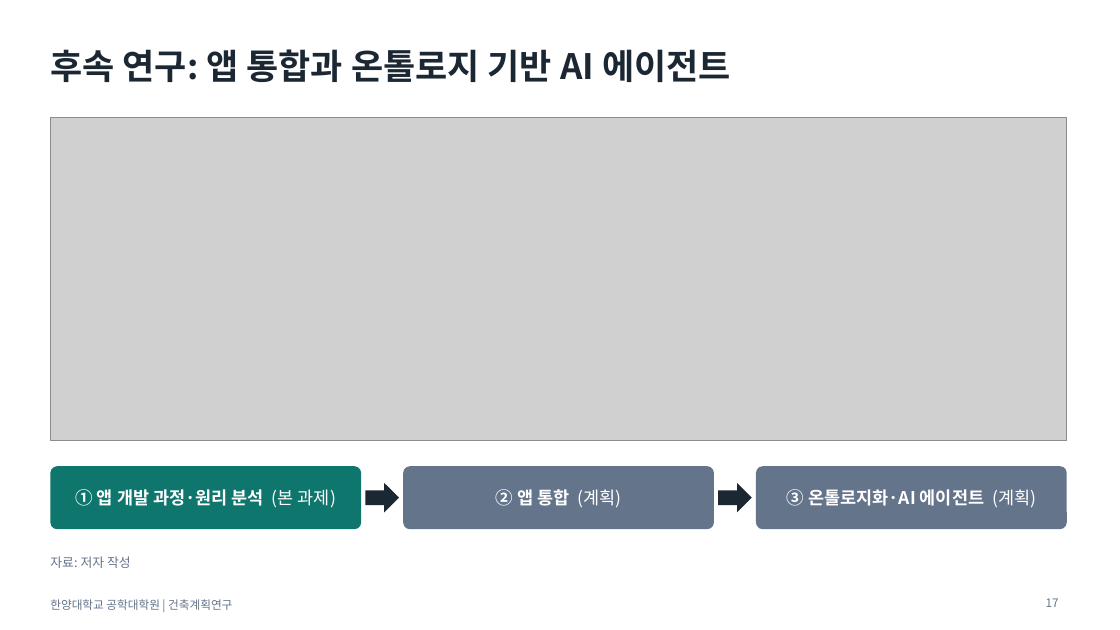
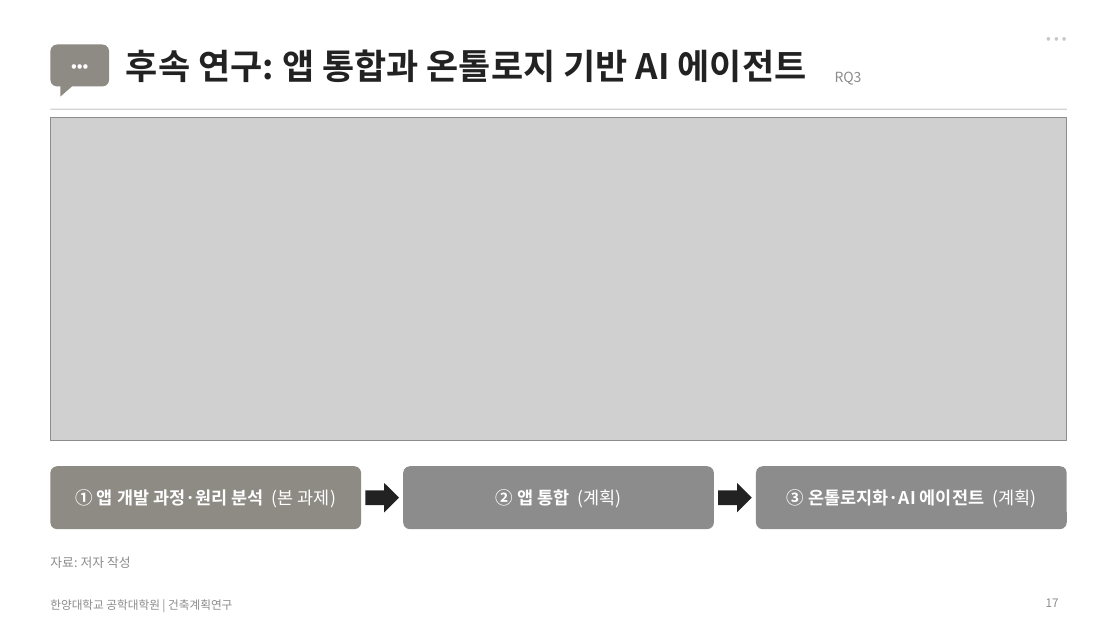
Before and after one commit to sangchuls/pango-gmp, a slide deck: slide 17 of research/final/발표자료_최종.pptx. Drawn at 1120x630 pixels with LibreOffice and Linux fonts; fonts in the diff are those of the drawing; grey boxes stand for pictures. Boxes give left, top, right and bottom in pixels: in the first picture for what was removed or moved away, otherwise in the second. Text is boxed around its words. In the diff, an @@ line names an element or a change of style, - is before the commit and + after.

```diff
--- a/research/final/발표자료_최종.pptx
+++ b/research/final/발표자료_최종.pptx
@@ text added at (x1=1008, y1=25, x2=1067, y2=50), 12 pt, text #C8C8C8 @@
+• • •
@@ rounded rectangle added at (x1=50, y1=45, x2=109, y2=87), fill #8E8A84 @@
@@ text added at (x1=50, y1=45, x2=109, y2=87), 13 pt, text #FFFFFF, bold @@
+•••
@@ title "후속 연구: 앱 통합과 온톨로지 ..." moved from (x1=50, y1=49, x2=731, y2=82) to (x1=126, y1=49, x2=807, y2=82) @@
@@ title "후속 연구: 앱 통합과 온톨로지 ..." at (x1=126, y1=49, x2=807, y2=82): text colour #1B2733 to #222222 @@
@@ right triangle added at (x1=60, y1=85, x2=74, y2=97), fill #8E8A84 @@
@@ text added at (x1=835, y1=71, x2=862, y2=85), 12 pt, text #8C8C8C @@
+RQ3
@@ line added from (50, 109) to (1067, 109), #D4D4D4 1 pt @@
@@ rounded rectangle at (x1=50, y1=466, x2=361, y2=529): fill #0F766E to #8E8A84 @@
@@ rounded rectangle at (x1=403, y1=466, x2=714, y2=529): fill #64748B to #8C8C8C @@
@@ rounded rectangle at (x1=756, y1=466, x2=1067, y2=529): fill #64748B to #8C8C8C @@
@@ right arrow at (x1=365, y1=483, x2=399, y2=513): fill #1B2733 to #222222 @@
@@ right arrow at (x1=718, y1=483, x2=752, y2=513): fill #1B2733 to #222222 @@
@@ text colour #64748B to #8C8C8C in 3 elements at (x1=50, y1=599, x2=232, y2=610), (x1=50, y1=556, x2=131, y2=568), (x1=1046, y1=598, x2=1059, y2=607) @@
```
Also in this commit, not shown: 18 other slides changed, 4 other files.
